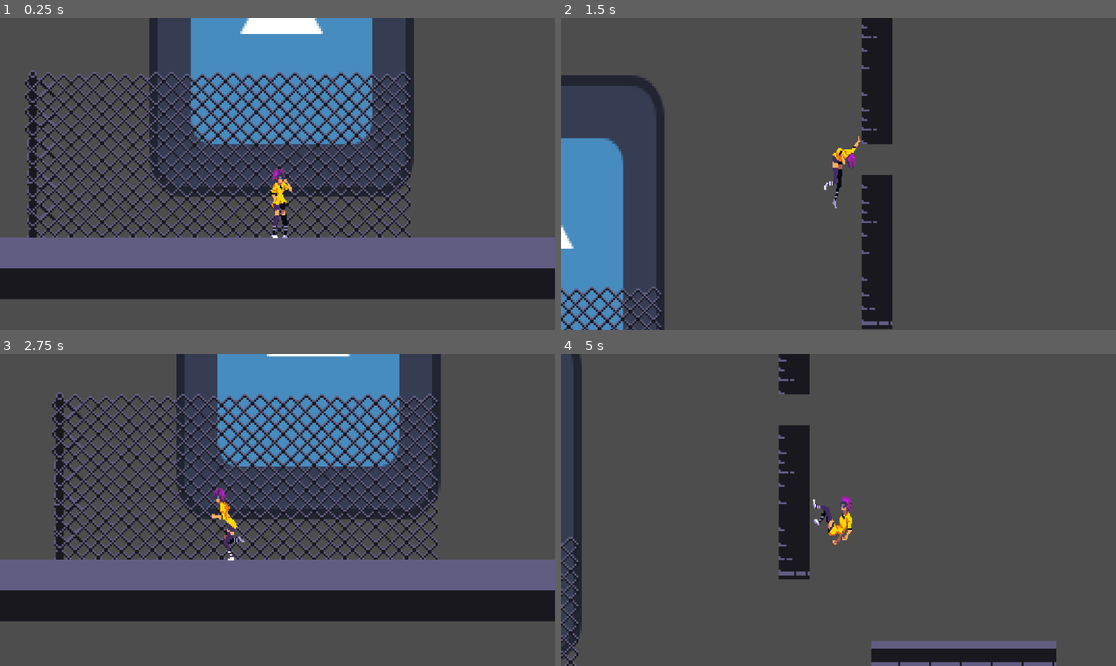
Above: before the commit, frames 1-4 (two rows, left to right).
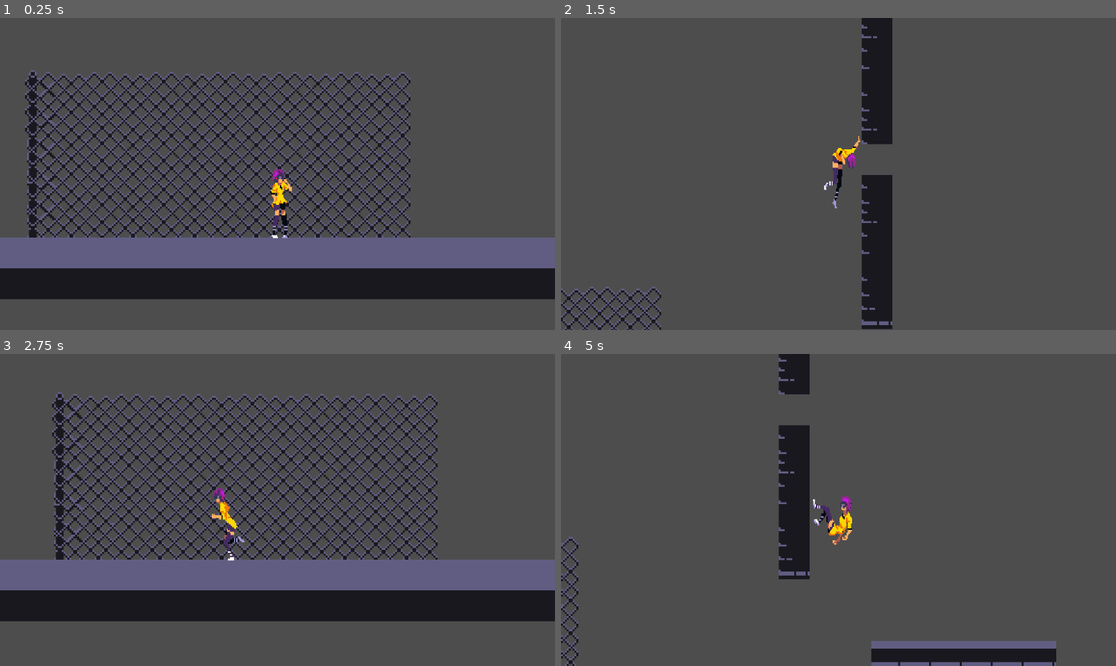
Above: after the commit, the same moments.

Repository: RovinDewan1/Dashpoint
Game: Godot game, scene res://Scenes/Main.tscn
Same seed, same stepped clock (60 frames per second), same inputs: the game is played once before the commit and once after it. The engine's default icon, where the game draws it, is replaced by a stand-in: a white triangle on a blue panel in a dark square.
Inputs:
- Up to frame 1 (0.25 s): no input
- Up to frame 2 (1.5 s): hold Shift (Dash) 0.53-1.28 s; hold Right (Right) from 0.53 s (still down); tap W (Jump) at 0.77 s; tap Shift (Dash) at 1.35 s
- Up to frame 3 (2.75 s): tap W (Jump) at 1.52 s; release Right (Right) at 2.03 s; hold A (Left) from 2.03 s (still down); hold Shift (Dash) from 2.03 s (still down)
- Up to frame 4 (5 s): release A (Left) at 2.78 s; release Shift (Dash) at 2.78 s; hold Right (Right) 2.78-4.28 s; tap Shift (Dash) at 2.85, 4.35 s; tap W (Jump) at 3.02, 3.77, 4.52 s; hold Shift (Dash) 3.53-4.28 s; hold A (Left) from 4.28 s (still down)

The runs differ from the first frame. In frame 1, 12% of the frame differs, in the area x 26-75%, y 0-58%; in frame 2, 8.0%; in frame 3, 11%; in frame 4, 1.3%.

Commit message:
Update Character.tscn

Diff:
--- a/Scenes/Character.tscn
+++ b/Scenes/Character.tscn
@@ -17,7 +17,6 @@
 [ext_resource type="Texture2D" uid="uid://c8btetsxrok3" path="res://sprites/player/run/run-6.png" id="15_k0a7x"]
 [ext_resource type="Texture2D" uid="uid://dhxsvh07rrlbf" path="res://sprites/player/run/run-7.png" id="16_7hvrm"]
 [ext_resource type="Texture2D" uid="uid://bar6bdt7r0ln6" path="res://sprites/player/run/run-8.png" id="17_omrrf"]
-[ext_resource type="Texture2D" uid="uid://bxcfyfry57lly" path="res://icon.svg" id="18_nxr2n"]
 
 [sub_resource type="RectangleShape2D" id="RectangleShape2D_jo2ib"]
 size = Vector2(22.2761, 20)
@@ -116,10 +115,6 @@
 wait_time = 3.0
 one_shot = true
 
-[node name="Sprite2D" type="Sprite2D" parent="."]
-position = Vector2(2, -45)
-texture = ExtResource("18_nxr2n")
-
 [node name="delay" type="Timer" parent="."]
 unique_name_in_owner = true
 wait_time = 0.2
Not shown: 1 places in Scenes/Character.tscn that only renumber resources
